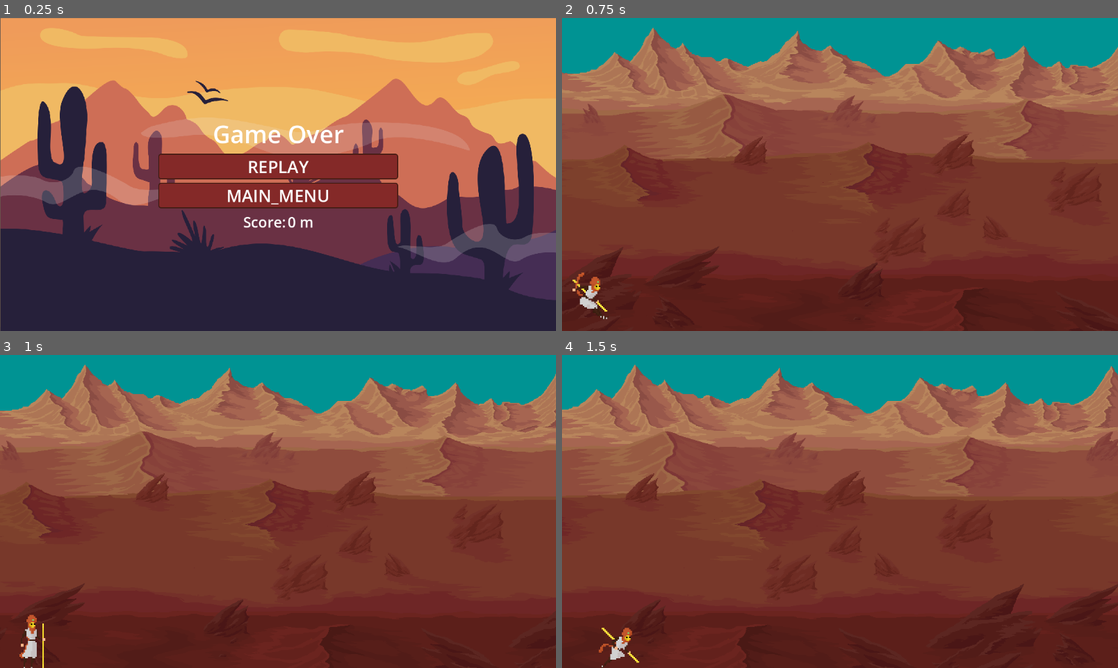
Above: before the commit, frames 1-4 (two rows, left to right).
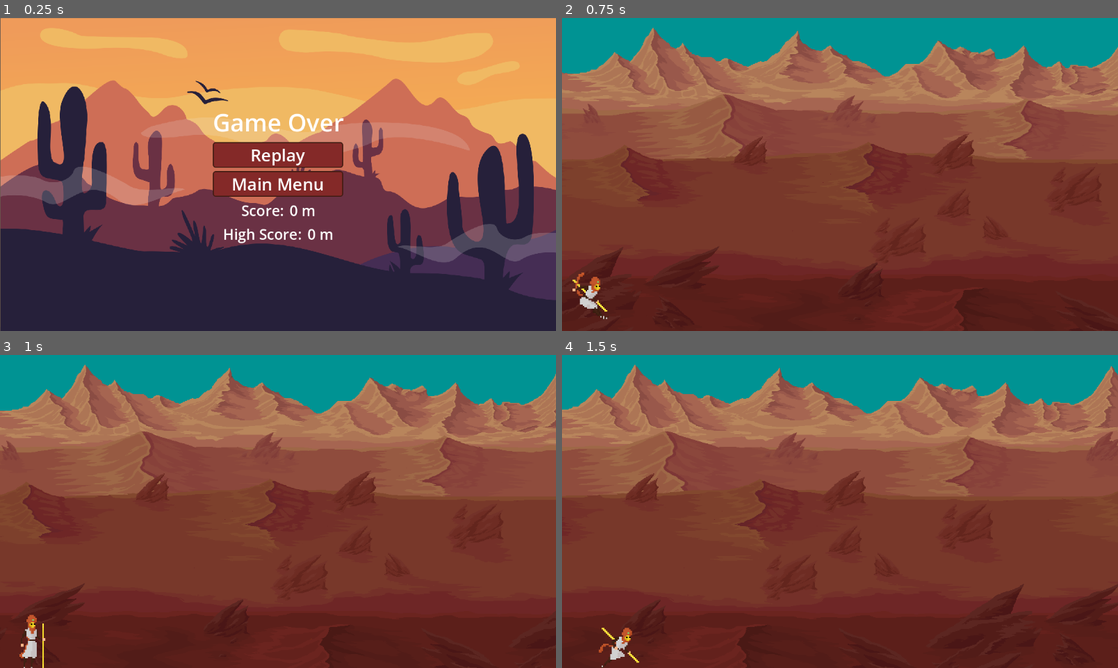
Above: after the commit, the same moments.

Repository: Micah-Bayley/GP1-final-2026
Game: Godot game, scene res://scenes/game_over.tscn
Two runs of this game, one before a commit and one after it. Both use one fixed random seed, a clock stepped at 60 frames per second and the inputs below. This scene is started directly instead of the project's main scene.
Inputs:
- Up to frame 1 (0.25 s): no input
- Up to frame 2 (0.75 s): click "REPLAY" (after the commit: "Replay") at 0.5 s
- Up to frame 3 (1 s): no input
- Up to frame 4 (1.5 s): hold D (right) from 1.28 s (still down)

The runs differ from the first frame. In frame 1, 8.2% of the frame differs, in the area x 28-72%, y 30-72%; in frame 2, nothing differs; in frame 3, nothing differs; in frame 4, nothing differs.

Commit message:
Added localization

Diff:
--- a/Localization/translation.csv
+++ b/Localization/translation.csv
@@ -11,3 +11,8 @@
 AUDIO,Audio,Audio
 FULLSCREEN,Fullscreen,Plein écran
 DISPLAY,Display,Affichage
+GAME_OVER,Game Over,Partie Terminée
+MAIN_MENU,Main Menu,Menu Principal
+SCORE,Score: ,Score:
+HIGH_SCORE,High Score: ,Meilleur Score:
+REPLAY,Replay,Rejouer
--- a/scenes/game_over.tscn
+++ b/scenes/game_over.tscn
@@ -58,32 +58,51 @@
 layout_mode = 2
 size_flags_horizontal = 4
 theme_override_font_sizes/font_size = 50
-text = "Game Over"
+text = "GAME_OVER"
 
 [node name="replay" type="Button" parent="CanvasLayer/Main/VBoxContainer" unique_id=2076917871]
+custom_minimum_size = Vector2(270, 0)
 layout_mode = 2
-size_flags_vertical = 3
+size_flags_horizontal = 4
 theme = ExtResource("3_v3hpu")
 text = "REPLAY"
 
 [node name="MainMenu" type="Button" parent="CanvasLayer/Main/VBoxContainer" unique_id=1613457214]
+custom_minimum_size = Vector2(270, 0)
 layout_mode = 2
-size_flags_vertical = 3
+size_flags_horizontal = 4
 theme = ExtResource("3_v3hpu")
 text = "MAIN_MENU"
 
-[node name="HBoxContainer" type="HBoxContainer" parent="CanvasLayer/Main/VBoxContainer" unique_id=1448462979]
+[node name="Score" type="HBoxContainer" parent="CanvasLayer/Main/VBoxContainer" unique_id=1448462979]
 layout_mode = 2
 size_flags_horizontal = 4
 size_flags_vertical = 4
 
-[node name="ScoreLabel" type="Label" parent="CanvasLayer/Main/VBoxContainer/HBoxContainer" unique_id=1817544204]
+[node name="ScoreLabel" type="Label" parent="CanvasLayer/Main/VBoxContainer/Score" unique_id=1817544204]
 layout_mode = 2
 theme = ExtResource("3_v3hpu")
 theme_override_font_sizes/font_size = 30
-text = "Score:"
+text = "SCORE"
 
-[node name="ScoreValue" type="Label" parent="CanvasLayer/Main/VBoxContainer/HBoxContainer" unique_id=693131901]
+[node name="ScoreValue" type="Label" parent="CanvasLayer/Main/VBoxContainer/Score" unique_id=693131901]
+layout_mode = 2
+theme = ExtResource("3_v3hpu")
+theme_override_font_sizes/font_size = 30
+text = "0 m"
+
+[node name="HighScore" type="HBoxContainer" parent="CanvasLayer/Main/VBoxContainer" unique_id=418018338]
+layout_mode = 2
+size_flags_horizontal = 4
+size_flags_vertical = 4
+
+[node name="HighScoreLabel" type="Label" parent="CanvasLayer/Main/VBoxContainer/HighScore" unique_id=62985738]
+layout_mode = 2
+theme = ExtResource("3_v3hpu")
+theme_override_font_sizes/font_size = 30
+text = "HIGH_SCORE"
+
+[node name="HighScoreValue" type="Label" parent="CanvasLayer/Main/VBoxContainer/HighScore" unique_id=2064840875]
 layout_mode = 2
 theme = ExtResource("3_v3hpu")
 theme_override_font_sizes/font_size = 30
Binary file changed: Localization/translation.en.translation
Binary file changed: Localization/translation.fr.translation
